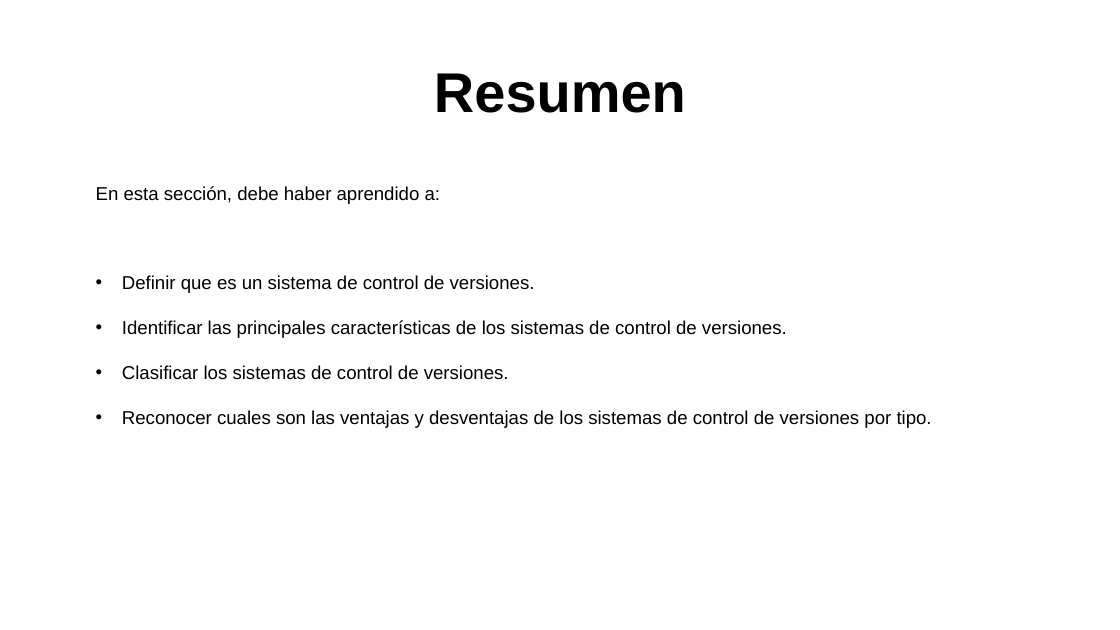
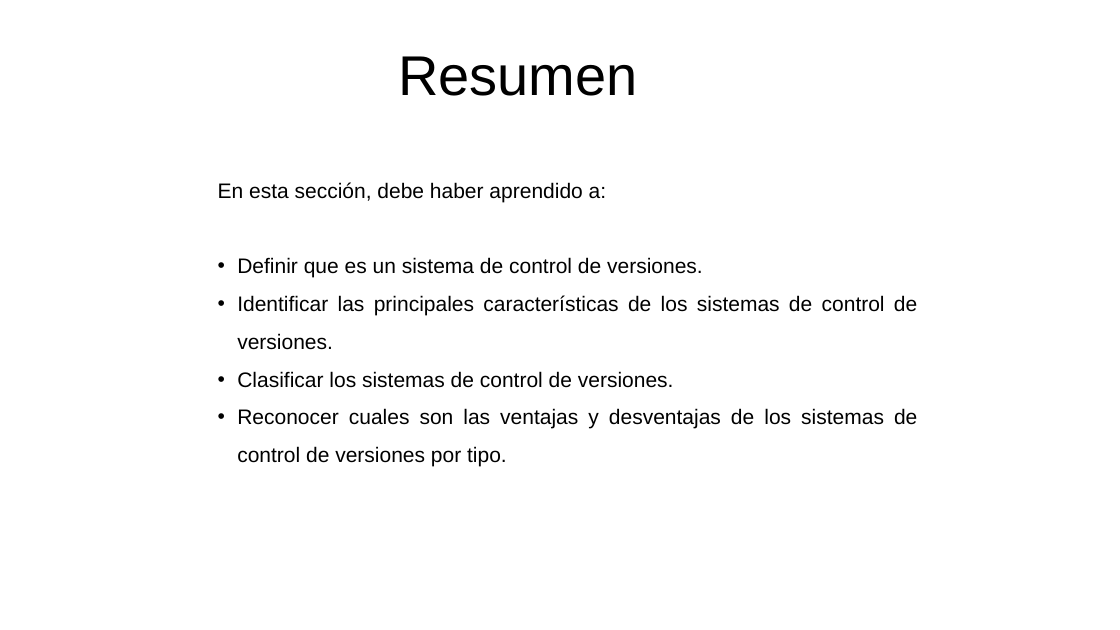
Before and after one commit to gs02009/TOO115, a slide deck: slide 11 of PRESENTACIÓN SISTEMAS DE CONTROL DE VERSIONES.pptx (slide 13 before the commit). Drawn at 1120x630 pixels with LibreOffice and Linux fonts; fonts in the diff are those of the drawing; background and template pictures are left out. Boxes give left, top, right and bottom in pixels: in the first picture for what was removed or moved away, otherwise in the second. Text is boxed around its words. In the diff, an @@ line names an element or a change of style, - is before the commit and + after.

```diff
--- a/PRESENTACIÓN SISTEMAS DE CONTROL DE VERSIONES.pptx
+++ b/PRESENTACIÓN SISTEMAS DE CONTROL DE VERSIONES.pptx
@@ title "Resumen": place and size @@
-title "Resumen" at [434,73,686,113]
+title "Resumen" at [398,56,638,96]
@@ title "Resumen" at [398,56,638,96]: bold off @@
@@ text "En esta sección, debe haber ...": place and size @@
-text "En esta sección, debe haber ..." at [96,186,932,428]
+text "En esta sección, debe haber ..." at [218,182,917,467]
@@ text "En esta sección, debe haber ..." at [218,182,917,467]: size 16 to 18 pt; line spacing 2 to 1.5; indent changed @@
```
Also in this commit, not shown: 10 slides added.
